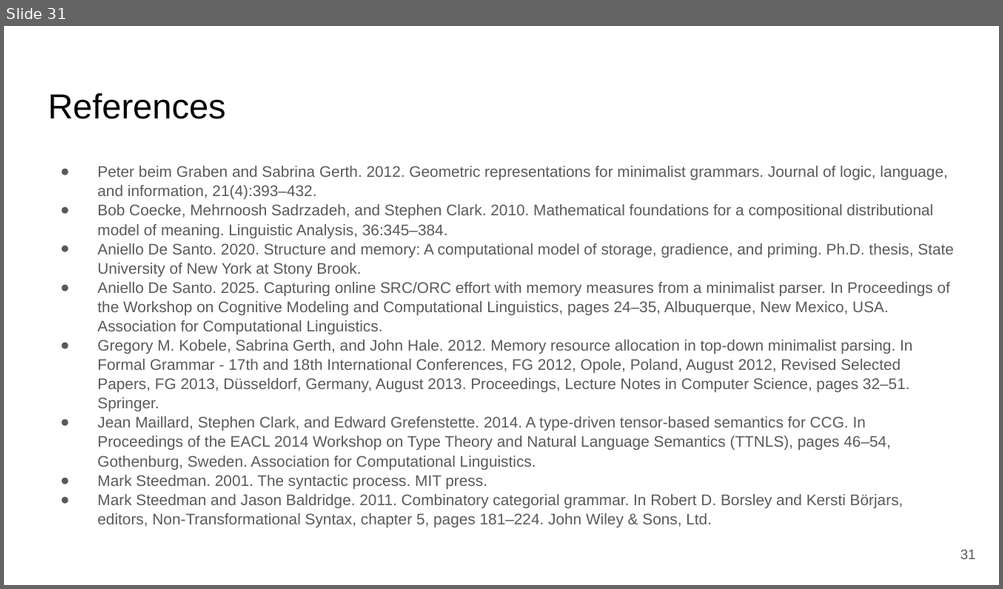
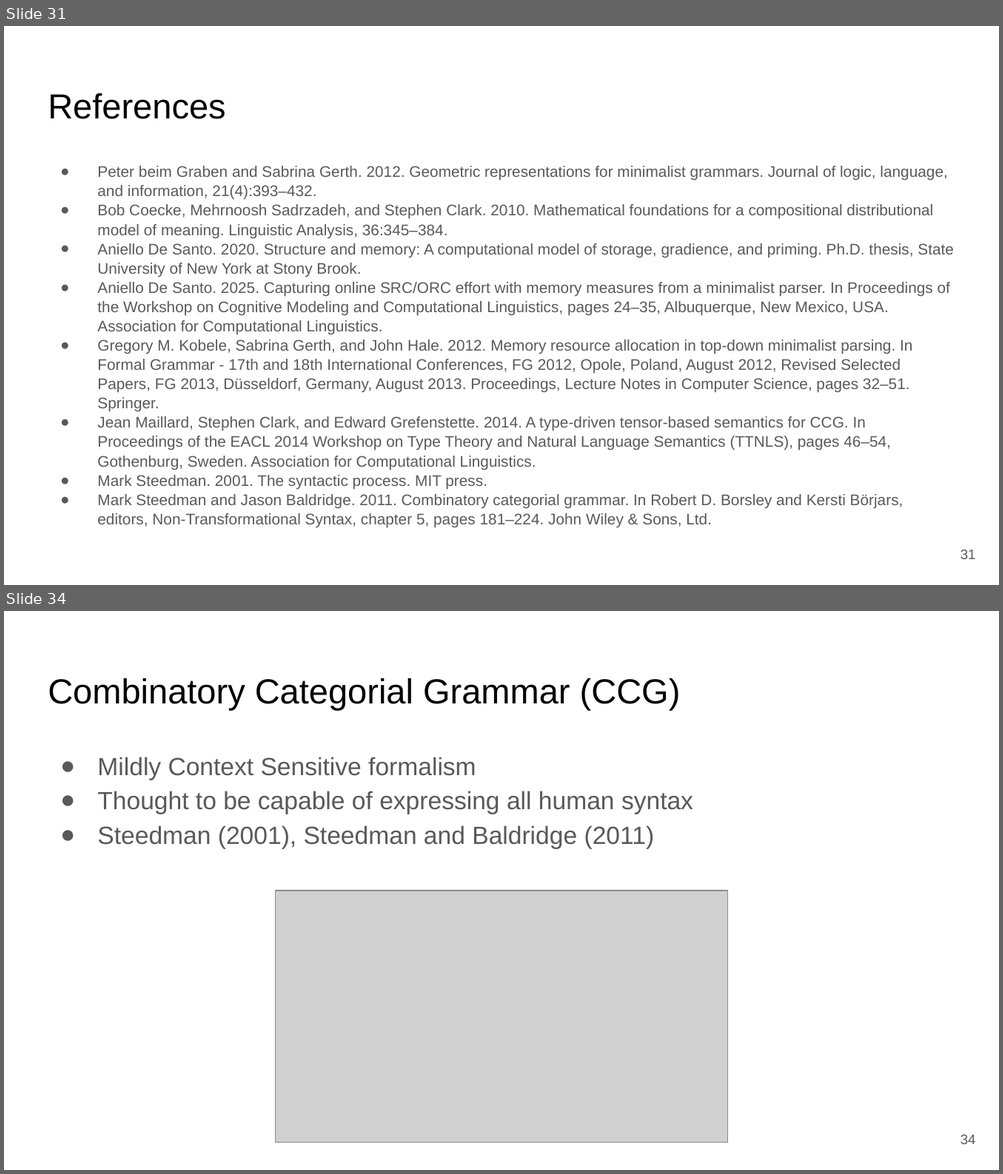
Before and after one commit to JPJ280/jpj280.github.io, a slide deck: publications/SCIL_2026_MG_Tensors/slides/SCIL_2026_MG_Tensors_Slides.pptx. Shown one above the other, each under a label of ours: slide 31 before the commit, slides 31 and 34 after it; the slides between them are not shown. The pictures are 1003x589 and 1003x1174 pixels, drawn with LibreOffice and Linux fonts; fonts in the diff are those of the drawing; grey boxes stand for pictures. Boxes give left, top, right and bottom in pixels: in the first picture for what was removed or moved away, otherwise in the second. Text is boxed around its words. In the diff, an @@ line names an element or a change of style, - is before the commit and + after.

```diff
--- a/publications/SCIL_2026_MG_Tensors/slides/SCIL_2026_MG_Tensors_Slides.pptx
+++ b/publications/SCIL_2026_MG_Tensors/slides/SCIL_2026_MG_Tensors_Slides.pptx
@@ slide 34 added at (x1=4, y1=611, x2=999, y2=1170), background #FFFFFF @@
@@ title added at (x1=48, y1=678, x2=680, y2=710), 25.2 pt, text #000000 @@
+Combinatory Categorial Grammar (CCG)
@@ text added at (x1=97, y1=757, x2=693, y2=849), 18 pt, text #595959 @@
+● Mildly Context Sensitive formalism
+● Thought to be capable of expressing all human syntax
+● Steedman (2001), Steedman and Baldridge (2011)
@@ picture added at (x1=276, y1=891, x2=728, y2=1142) @@
@@ page number added at (x1=960, y1=1135, x2=976, y2=1145), 10 pt, text #595959 @@
+34
```
Also in this commit, not shown: 7 slides changed, 5 other slides added, 2 other files.
